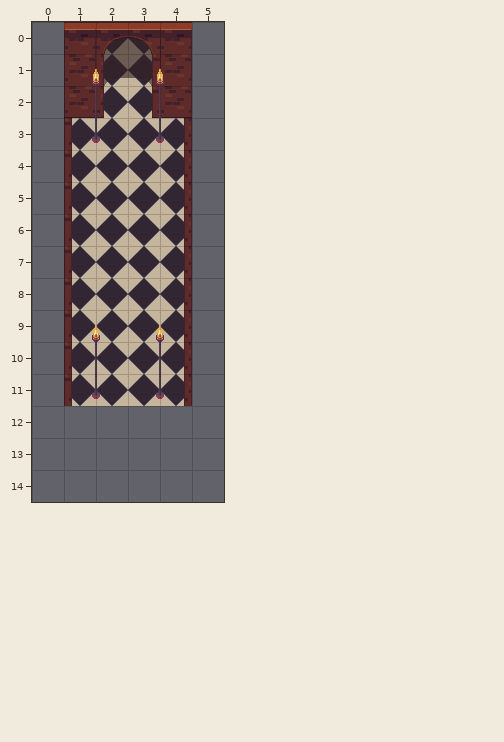
Tiled map, stored at hall.tmx. The first picture shows the starting point.
Cells are 32x32 px. Shown: x 0..5, y 0..14. The old version is drawn lined up with the new one.
Now the later version:
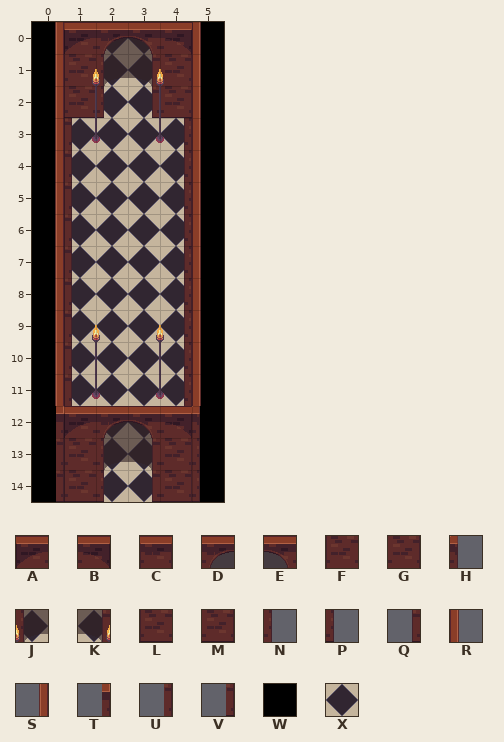
Key: from "base_out_atlas": A 512, B 514, C 519, D 520, E 521, F 544, G 546, H 548, J 552, K 553, L 576, M 578, N 580, P 584, Q 585, R 609 turned 270, S 609 turned 90, T 676, U 708, V 740; from "terrain_atlas": W 124, X 724.
_ is an empty cell.
Tiles of an added or newly shown layer are drawn over the layers below it.
See-through tiles are keyed as they look on the map.
The author wrote: Finished up all maps to have nice walls
Edits made:
map size 4x12 -> 6x15 cells (old content now starts at 1,0; both pictures use the new coordinates)
Layer "floor":
y 0..11: x 0 _ -> W; x 5 _ -> W
y 12..14: x 0 _ -> W; x 2..3 __ -> XX; x 5 _ -> W
Layer "walls":
y 0: x 0..1 _C -> SA; x 4..5 C_ -> BR
y 1..11: x 0 _ -> S; x 5 _ -> R
y 12: x 0..1 __ -> TA; x 4..5 __ -> BH
y 13: x 0..1 __ -> UF; x 4..5 __ -> GN
y 14: x 0..1 __ -> VL; x 4..5 __ -> MP
Layer "above" (added):
y 12: x 2..3 __ -> DE
y 13: x 2..3 __ -> JK
y 14: x 2..3 __ -> PQ
